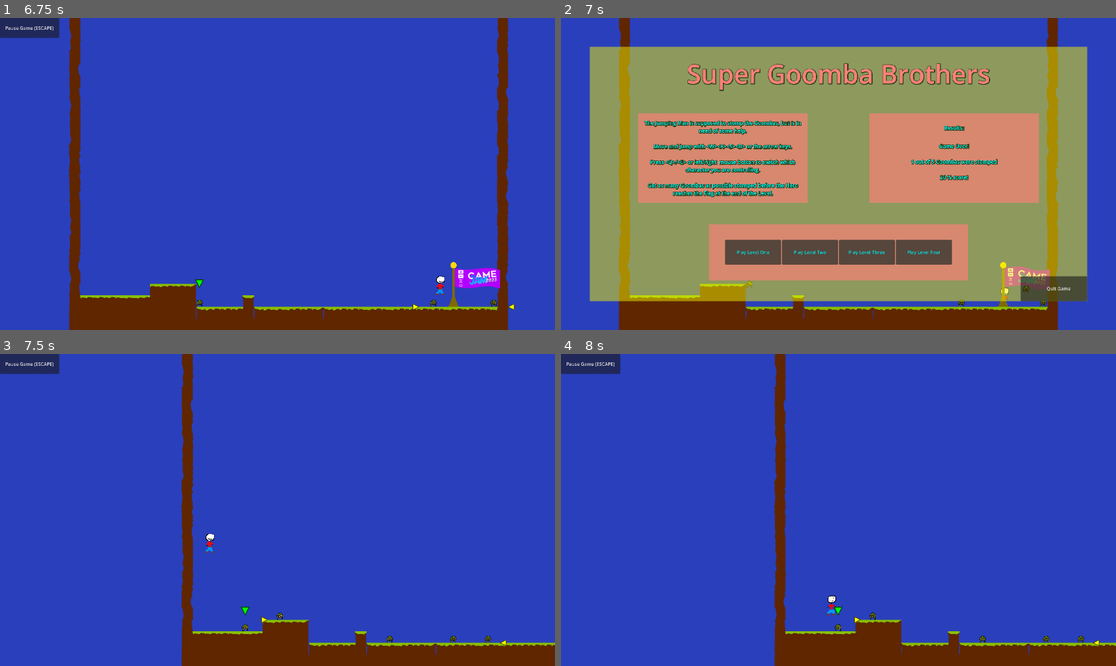
Above: before the commit, frames 1-4 (two rows, left to right).
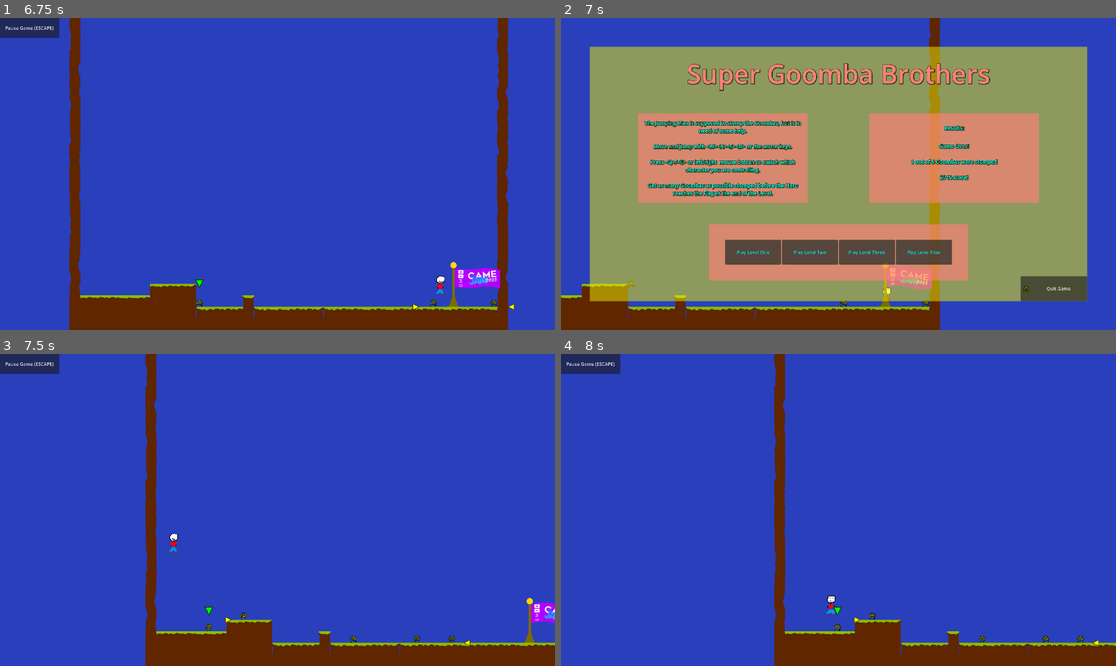
Above: after the commit, the same moments.

Repository: PaulMag/GMTK-Game-Jam-2023
Game: Godot game, scene res://controller/PlayerController.tscn
Same seed, same stepped clock (60 frames per second), same inputs: the game is played once before the commit and once after it.
Inputs:
- Up to frame 1 (6.75 s): click "Play Level One" at 0.5 s; hold E (next_monster) 1.28-2.03 s; hold D (move_right) 1.28-2.78 s; tap W (jump) at 1.52, 2.27, 3.77, 4.52, 5.27 s; tap Q (previous_monster) at 1.55, 2.1, 3.05, 3.6, 4.55, 5.1, 6.05, 6.6 s; tap E (next_monster) at 2.3, 3.8, 5.3 s; hold A (move_left) 2.78-3.53 s; hold E (next_monster) 2.78-3.53 s; hold D (move_right) 3.53-5.03 s; hold E (next_monster) 4.28-5.03 s; hold A (move_left) 5.03-5.78 s; hold D (move_right) 5.78-6.53 s; hold E (next_monster) 5.78-6.53 s; hold A (move_left) from 6.53 s (still down)
- Up to frame 2 (7 s): keep holding A (move_left); tap W (jump) at 6.77 s; tap E (next_monster) at 6.8 s
- Up to frame 3 (7.5 s): release A (move_left) at 7.25 s; click "Play Level One" at 7.25 s
- Up to frame 4 (8 s): no input

Frame 1 is identical in both runs. In frame 2, 10% of the frame differs, in the area x 0-90%, y 0-100%; in frame 3, 6.1%; in frame 4, 0.6%.

Commit message:
Focus Camera on Hero if no Monsters left

Diff:
--- a/controller/PlayerController.gd
+++ b/controller/PlayerController.gd
@@ -27,6 +27,7 @@
 var dungeon: Dungeon
 var controlledMonster: Monster
 var gameIsActive := false
+var focus: Vector2
 
 
 func _ready() -> void:
@@ -43,9 +44,7 @@
 
 func _process(delta: float) -> void:
 	if controlledMonster:
-		var focus = controlledMonster.deathPosition if controlledMonster.isDead else controlledMonster.position
-		var speed = (focus.x - camera.position.x) * delta * RELATIVE_SPEED
-		camera.position.x += speed
+		focus = controlledMonster.deathPosition if controlledMonster.isDead else controlledMonster.position
 
 		if controlledMonster.isDead:
 			marker.modulate = MARKER_COLOR_DEAD
@@ -60,6 +59,11 @@
 		else:
 			markerNext.visible = false
 			markerPrevious.visible = false
+	else:
+		focus = dungeon.hero.position  # Focus on Hero if no monsters left.
+
+	var speed = (focus.x - camera.position.x) * delta * RELATIVE_SPEED
+	camera.position.x += speed
 
 	if dungeon.flag.has_overlapping_bodies():
 		gameOver()
@@ -84,6 +88,9 @@
 	marker.makeAlive()
 	if oldMonster and oldMonster.isDead and newMonster != oldMonster:
 		oldMonster.delete()
+	if isAllMonstersDead():
+		controlledMonster = null
+		marker.visible = false
 
 func getMonster(which) -> Monster:
 	var monsters := getAllMonsters()
@@ -124,6 +131,15 @@
 	else:
 		return false
 
+func isAllMonstersDead() -> bool:
+	var monsters = getAllMonsters()
+	if monsters.size() == 0:
+		return true
+	if (monsters.size() == 1) and monsters[0].isDead:
+		return true
+	return false
+
+
 func gameOver() -> void:
 	gameIsActive = false
 	controlledMonster = null
